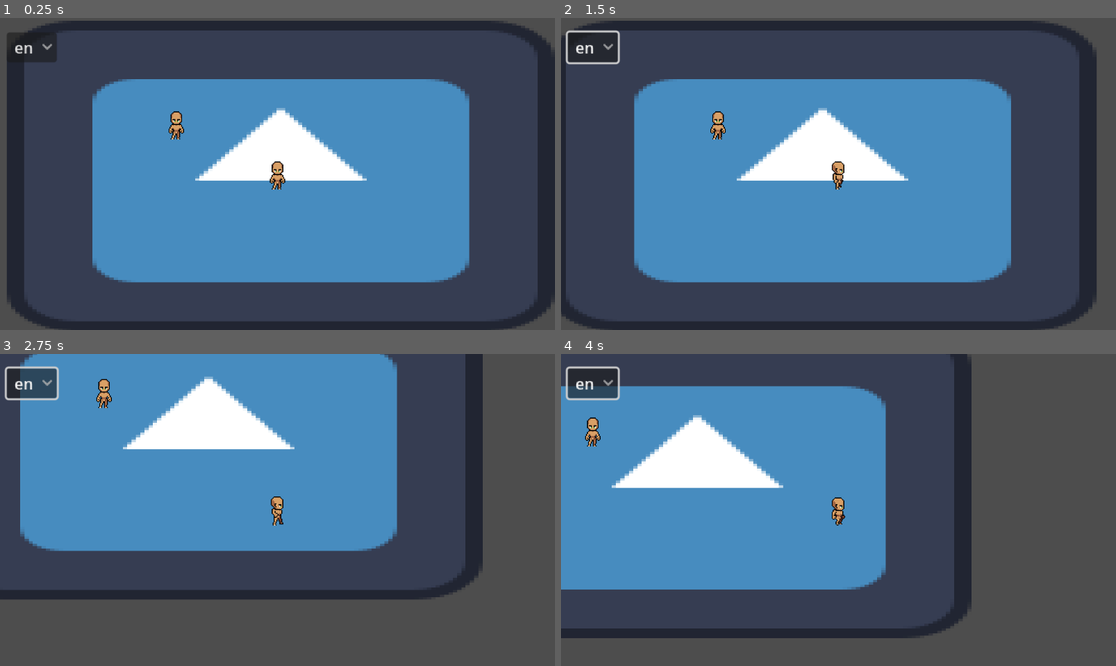
Above: before the commit, frames 1-4 (two rows, left to right).
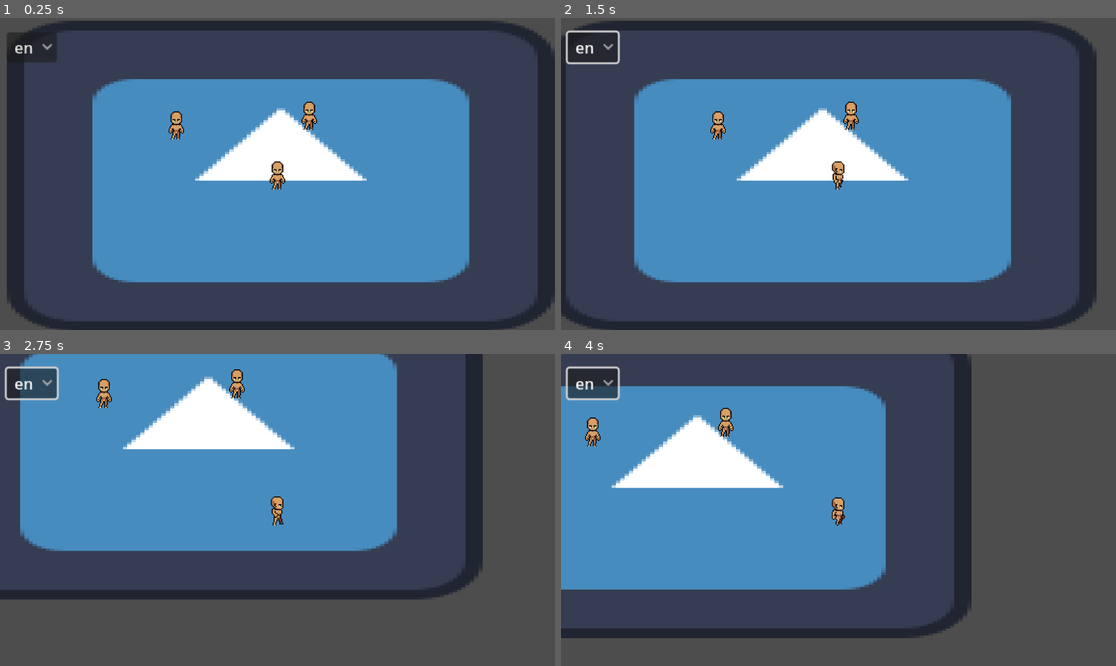
Above: after the commit, the same moments.

Repository: higamersslk/godot-dialogue-system
Game: Godot game, scene res://main.tscn
Two runs of this game, one before a commit and one after it. Both use one fixed random seed, a clock stepped at 60 frames per second and the inputs below. The engine's default icon, where the game draws it, is replaced by a stand-in: a white triangle on a blue panel in a dark square.
Inputs (mouse positions are in pixels of both pictures, inside the frame that each line leads up to):
- Up to frame 1 (0.25 s): no input
- Up to frame 2 (1.5 s): click "en" at 0.5 s; move the mouse to (960, 158) at 1.27 s; press the mouse at (960, 158) at 1.28 s; hold D (right) from 1.28 s (still down)
- Up to frame 3 (2.75 s): move the mouse to (166, 525) at 2.02 s; release D (right) at 2.03 s; release the mouse at (166, 525) at 2.03 s; hold S (down) from 2.03 s (still down); tap E (chat) at 2.1 s; click (166, 525) at 2.3 s
- Up to frame 4 (4 s): move the mouse to (894, 441) at 2.77 s; release S (down) at 2.78 s; press the mouse at (894, 441) at 2.78 s; hold D (right) 2.78-3.53 s; move the mouse to (810, 572) at 3.52 s; release the mouse at (810, 572) at 3.53 s; hold W (up) from 3.53 s (still down); click (810, 572) at 3.6 s

The runs differ from the first frame. In frame 1, 0.2% of the frame differs, in the area x 54-58%, y 26-36%; in frame 2, 0.2%; in frame 3, 0.2%, in the area x 41-45%, y 4-15%; in frame 4, 0.2%.

Commit message:
add typewriting effect on text displaying, also add support to random dialogues.

Diff:
--- a/main.tscn
+++ b/main.tscn
@@ -1,9 +1,18 @@
-[gd_scene load_steps=5 format=3 uid="uid://d3ivlx4l0e0nv"]
+[gd_scene load_steps=10 format=3 uid="uid://d3ivlx4l0e0nv"]
 
 [ext_resource type="Texture2D" uid="uid://b3i4327wln14b" path="res://icon.svg" id="1_0xm2m"]
 [ext_resource type="Script" uid="uid://da4emi6y0hqdn" path="res://main.gd" id="1_1bvp3"]
 [ext_resource type="PackedScene" uid="uid://c5o6uenpbatt4" path="res://source/characters/player/player.tscn" id="1_ig7tw"]
 [ext_resource type="PackedScene" uid="uid://f2ykjxmkwan8" path="res://source/characters/npc/npc.tscn" id="3_h2yge"]
+[ext_resource type="Script" uid="uid://cbiliyt80153u" path="res://source/dialogue_system/dialogue_area_2d.gd" id="5_lquwl"]
+[ext_resource type="PackedScene" uid="uid://dytsj61wrt3tv" path="res://source/dialogue_system/text_box.tscn" id="6_272bh"]
+[ext_resource type="Resource" uid="uid://cknwgdt5irmtd" path="res://source/dialogues/npc1.tres" id="7_5vw27"]
+
+[sub_resource type="CircleShape2D" id="CircleShape2D_7mycd"]
+radius = 27.4591
+
+[sub_resource type="RectangleShape2D" id="RectangleShape2D_lquwl"]
+size = Vector2(41, 30)
 
 [node name="Main" type="Node2D"]
 y_sort_enabled = true
@@ -43,3 +52,32 @@
 [node name="Npc" parent="." instance=ExtResource("3_h2yge")]
 position = Vector2(454, 185)
 script = null
+
+[node name="DialogueArea2D" type="Area2D" parent="Npc"]
+script = ExtResource("5_lquwl")
+entry_label = &"start"
+insta_dialogue = true
+text_box = ExtResource("6_272bh")
+dialogue_container = ExtResource("7_5vw27")
+metadata/_custom_type_script = "uid://cbiliyt80153u"
+
+[node name="CollisionShape2D" type="CollisionShape2D" parent="Npc/DialogueArea2D"]
+position = Vector2(0, 10)
+shape = SubResource("CircleShape2D_7mycd")
+
+[node name="Npc2" parent="." instance=ExtResource("3_h2yge")]
+position = Vector2(592, 175)
+script = null
+
+[node name="DialogueArea2D2" type="Area2D" parent="Npc2"]
+position = Vector2(0, 4)
+script = ExtResource("5_lquwl")
+entry_label = &"random_dialogue"
+insta_dialogue = true
+text_box = ExtResource("6_272bh")
+dialogue_container = ExtResource("7_5vw27")
+metadata/_custom_type_script = "uid://cbiliyt80153u"
+
+[node name="CollisionShape2D" type="CollisionShape2D" parent="Npc2/DialogueArea2D2"]
+position = Vector2(-1, 15)
+shape = SubResource("RectangleShape2D_lquwl")
--- a/source/characters/npc/npc.tscn
+++ b/source/characters/npc/npc.tscn
@@ -1,26 +1,10 @@
-[gd_scene load_steps=7 format=3 uid="uid://f2ykjxmkwan8"]
+[gd_scene load_steps=3 format=3 uid="uid://f2ykjxmkwan8"]
 
 [ext_resource type="PackedScene" uid="uid://0aqesxss6tv7" path="res://source/characters/character.tscn" id="1_wdgi6"]
 [ext_resource type="Script" uid="uid://cbdm2jr1vqqub" path="res://source/characters/npc/npc.gd" id="2_pi641"]
-[ext_resource type="PackedScene" uid="uid://bo6imvj2gix88" path="res://source/dialogue_system/dialogue_area_2d.tscn" id="3_7qyj0"]
-[ext_resource type="PackedScene" uid="uid://dytsj61wrt3tv" path="res://source/dialogue_system/text_box.tscn" id="4_ykq3f"]
-[ext_resource type="Resource" uid="uid://cknwgdt5irmtd" path="res://source/dialogues/npc1.tres" id="5_jox05"]
-
-[sub_resource type="CircleShape2D" id="CircleShape2D_ykq3f"]
-radius = 29.6142
 
 [node name="Npc" instance=ExtResource("1_wdgi6")]
 script = ExtResource("2_pi641")
 
 [node name="CollisionShape2D" parent="." index="1"]
 visible = false
-
-[node name="DialogueArea2D" parent="." index="2" instance=ExtResource("3_7qyj0")]
-entry_label = &"start"
-insta_dialogue = true
-text_box = ExtResource("4_ykq3f")
-dialogue_container = ExtResource("5_jox05")
-
-[node name="CollisionShape2D" type="CollisionShape2D" parent="DialogueArea2D" index="0"]
-position = Vector2(0, 10)
-shape = SubResource("CircleShape2D_ykq3f")
--- a/source/dialogue_system/resources/blocks/text_block.gd
+++ b/source/dialogue_system/resources/blocks/text_block.gd
@@ -4,7 +4,7 @@
 ## Array with multiple dialogues text.
 @export var dialogues_text: Array[String]
 ## Array with multiple audios. Match the audio index with the corresponding dialogue text index.
-@export var dialogues_audio: Array[AudioEffect]
+@export var dialogues_audio: Array[AudioStream]
 ## Override the default text speed.[br] Sets back to 0 if doenst want to override the default text speed.
 @export_range(0.0,20.0) var text_speed: float = 0.0
 ## If sets to true, will randomize the dialogue on every interaction.
@@ -12,10 +12,24 @@
 
 
 func execute(manager: DialogueManager) -> void:
-    manager.show_text_box()
-    for text: String in dialogues_text:
-        manager.text_box.label_text = text
-        await manager.text_box.continue_interact
+	if dialogues_text.is_empty():
+		finished.emit()
+		return
 
-    manager.hide_text_box()
-    finished.emit()
+	manager.show_text_box()
+	var text_box: TextBox = manager.text_box
+	if randomize_dialogue:
+		var total_dialogues: int = dialogues_text.size()
+		var random_num: int = randi() % total_dialogues
+		print(random_num)
+		text_box.display_text(dialogues_text[random_num], text_speed)
+		await text_box.text_finished
+		await text_box.continue_next
+	else:
+		for text: String in dialogues_text:
+			text_box.display_text(text, text_speed)
+			await text_box.text_finished
+			await text_box.continue_next
+
+	manager.hide_text_box()
+	finished.emit()
--- a/source/dialogue_system/text_box.gd
+++ b/source/dialogue_system/text_box.gd
@@ -2,22 +2,48 @@
 extends MarginContainer
 
 
-signal continue_interact
+signal text_finished
+signal continue_next
 
+@export var dialogue_label: RichTextLabel
 
-@onready var label: RichTextLabel = $MarginContainer/Label
-@onready var audio_stream: AudioStreamPlayer = $AudioStreamPlayer
-
-
-var label_text: String:
-	set(value):
-		label.text = value
-
-var audio: AudioStream:
-	set(value):
-		audio_stream.stream = value
-
+var _current_tween: Tween
+var _is_typing: bool
 
 func _unhandled_input(event: InputEvent) -> void:
 	if event.is_action_pressed("interact"):
-		continue_interact.emit()
+		if _is_typing:
+			skip_typing()
+		else:
+			continue_next.emit()
+
+
+func display_text(text: String, text_speed: float) -> void:
+	if _current_tween:
+		_current_tween.kill()
+
+	dialogue_label.text = text
+	dialogue_label.visible_characters = 0
+
+	var total_characters: int = dialogue_label.get_total_character_count()
+	_is_typing = true
+
+	_current_tween = create_tween()
+	_current_tween.tween_property(dialogue_label, "visible_characters", total_characters, text_speed)
+	_current_tween.finished.connect(_on_tween_end, CONNECT_ONE_SHOT)
+
+
+func skip_typing() -> void:
+	if not _is_typing: return
+	if _current_tween and _current_tween.is_running():
+		_current_tween.kill()
+		_current_tween.finished.disconnect(_on_tween_end)
+		dialogue_label.visible_characters = dialogue_label.get_total_character_count()
+
+	_is_typing = false
+	text_finished.emit()
+
+
+func _on_tween_end() -> void:
+	_is_typing = false
+	text_finished.emit()
--- a/source/dialogue_system/text_box.tscn
+++ b/source/dialogue_system/text_box.tscn
@@ -3,12 +3,13 @@
 [ext_resource type="Script" uid="uid://xs6phn7rr8dh" path="res://source/dialogue_system/text_box.gd" id="1_6gbj5"]
 [ext_resource type="Texture2D" uid="uid://dje1ux65kgdt1" path="res://assets/UI/button.png" id="1_c5ny8"]
 
-[node name="DialogueTextBox" type="MarginContainer"]
+[node name="DialogueTextBox" type="MarginContainer" node_paths=PackedStringArray("dialogue_label")]
 clip_contents = true
 offset_right = 42.0
 offset_bottom = 32.0
 size_flags_horizontal = 4
 script = ExtResource("1_6gbj5")
+dialogue_label = NodePath("MarginContainer/Label")
 
 [node name="Background" type="NinePatchRect" parent="."]
 layout_mode = 2
--- a/source/dialogues/npc1.tres
+++ b/source/dialogues/npc1.tres
@@ -7,7 +7,7 @@
 [sub_resource type="Resource" id="Resource_px1os"]
 script = ExtResource("1_8osrp")
 dialogues_text = Array[String](["This is the label  \"block_2\"! Here we gonna see DialogueFunctionBlock in action,", "we gonna run a side walk animation in the npc you're talking to.", "so lets try NOOOOOOW!"])
-dialogues_audio = Array[AudioEffect]([])
+dialogues_audio = Array[AudioStream]([])
 text_speed = 10.0
 randomize_dialogue = false
 metadata/_custom_type_script = "uid://c6i6he7s4mhfh"
@@ -19,16 +19,16 @@
 
 [sub_resource type="Resource" id="Resource_fngix"]
 script = ExtResource("1_8osrp")
-dialogues_text = Array[String](["Greetings stranger!", "this is a dialogue text block", "you can create long conversations using this block.", "and this also support BB code and multiple audios!", "but lets see the next block."])
-dialogues_audio = Array[AudioEffect]([])
-text_speed = 0.0
+dialogues_text = Array[String](["[wave amp=30.0 freq=10.0]Greetings[/wave] stranger!", "this is a dialogue text block", "you can create long conversations using this block.", "and this also support BB code and multiple audios!", "but lets see the next block."])
+dialogues_audio = Array[AudioStream]([])
+text_speed = 1.0
 randomize_dialogue = false
 metadata/_custom_type_script = "uid://c6i6he7s4mhfh"
 
 [sub_resource type="Resource" id="Resource_13lsm"]
 script = ExtResource("1_8osrp")
 dialogues_text = Array[String](["this is another text block!", "every text block has it own logic separated from the co …(388 unchanged characters)…
-dialogues_audio = Array[AudioEffect]([])
+dialogues_audio = Array[AudioStream]([])
 text_speed = 0.0
 randomize_dialogue = false
 metadata/_custom_type_script = "uid://c6i6he7s4mhfh"
@@ -38,11 +38,19 @@
 goto_label = &"block_2"
 metadata/_custom_type_script = "uid://dua435a2vshxx"
 
+[sub_resource type="Resource" id="Resource_bedcy"]
+script = ExtResource("1_8osrp")
+dialogues_text = Array[String](["Hello stranger!", "Are you a stranger?", "I've never see someones like you here.", "Random dialogues is all i can say...", "I wish i had real dialogues instead of randomized [wave amp=50.0 freq=10.0]s###[/wave]"])
+dialogues_audio = Array[AudioStream]([])
+text_speed = 1.0
+randomize_dialogue = true
+metadata/_custom_type_script = "uid://c6i6he7s4mhfh"
+
 [resource]
 script = ExtResource("1_244a3")
-insta_dialogue = false
 dialogues = Dictionary[StringName, Array]({
 &"block_2": [SubResource("Resource_px1os"), SubResource("Resource_8osrp")],
+&"random_dialogue": [SubResource("Resource_bedcy")],
 &"start": [SubResource("Resource_fngix"), SubResource("Resource_13lsm"), SubResource("Resource_qht1y")]
 })
 metadata/_custom_type_script = "uid://dhpy5ov3djth2"
Not shown: 1 places in source/dialogues/npc1.tres that only renumber resources
